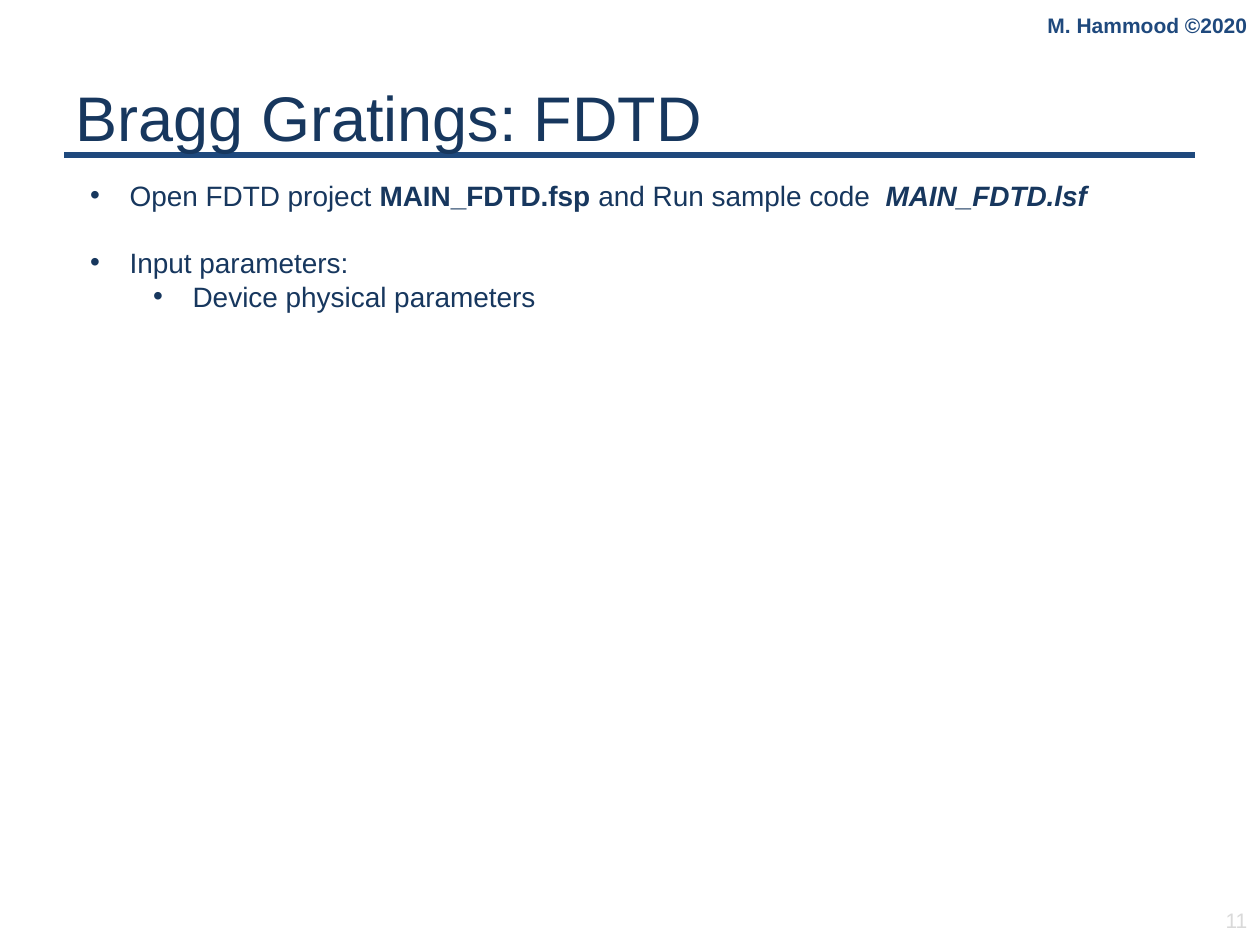
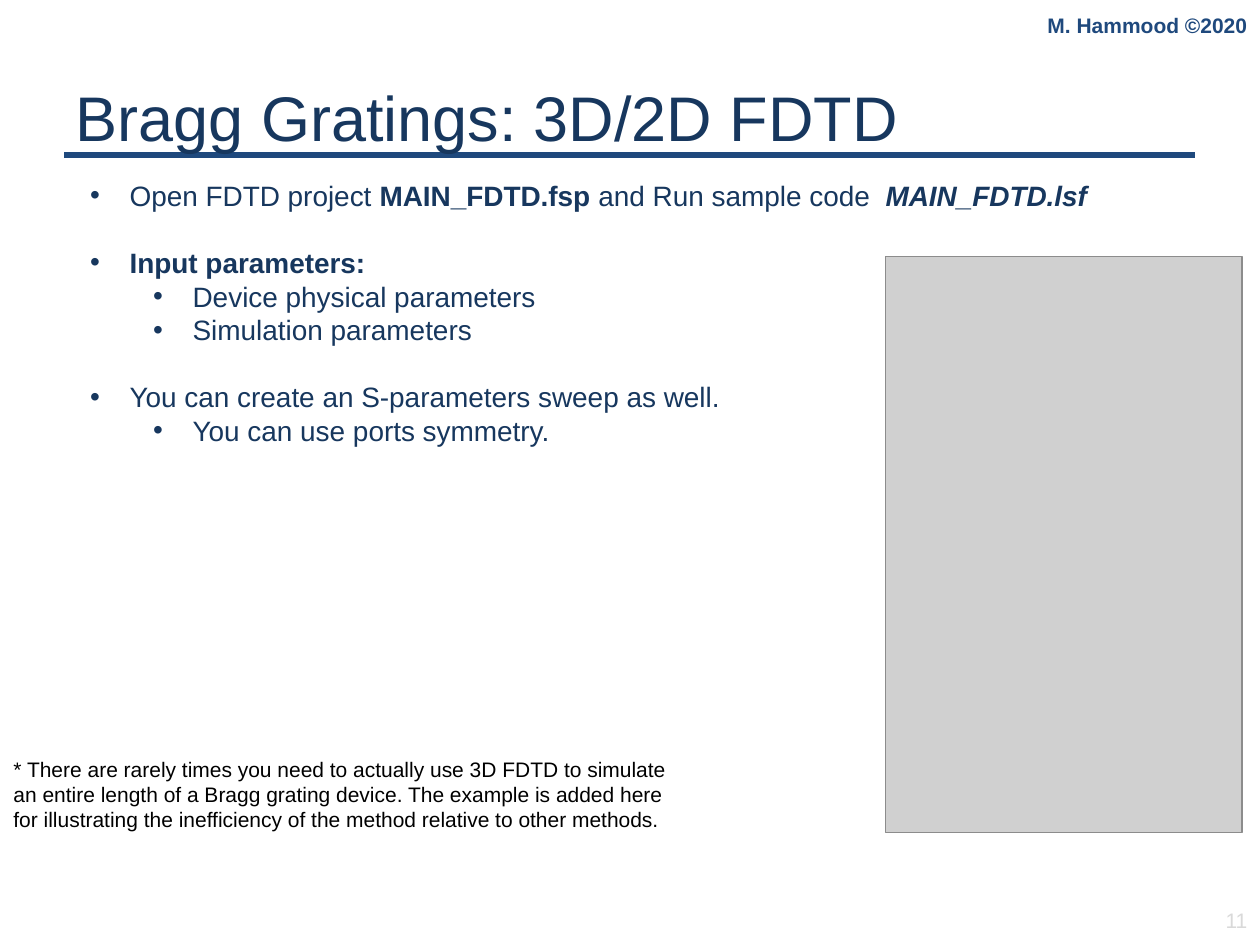
Before and after one commit to mustafacc/SiEPIC_Photonics_Package, a slide deck: slide 11 of SiEPIC_Photonics_Package/solvers_simulators/tutorials/Bragg_tutorial/Workshop.pptx. Drawn at 1260x945 pixels with LibreOffice and Linux fonts; fonts in the diff are those of the drawing; grey boxes stand for pictures; background and template pictures are left out. Boxes give left, top, right and bottom in pixels: in the first picture for what was removed or moved away, otherwise in the second. Text is boxed around its words. In the diff, an @@ line names an element or a change of style, - is before the commit and + after.

Commit message:
update bragg tutorial documentation slides

```diff
--- a/SiEPIC_Photonics_Package/solvers_simulators/tutorials/Bragg_tutorial/Workshop.pptx
+++ b/SiEPIC_Photonics_Package/solvers_simulators/tutorials/Bragg_tutorial/Workshop.pptx
@@ title at box(76, 95, 898, 153): text changed @@
-Bragg Gratings: FDTD
+Bragg Gratings: 3D/2D FDTD
@@ text at box(130, 253, 365, 278): bold on in "Input parameters:" @@
@@ picture added at box(886, 257, 1242, 833) @@
@@ text at box(130, 319, 720, 446): paragraphs added @@
+    • Simulation parameters
+  • You can create an S-parameters sweep as well.
+    • You can use ports symmetry.
@@ text added at box(13, 761, 665, 832), 12 pt, text #000000 @@
+* There are rarely times you need to actually use 3D FDTD to simulate an entire length of a Bragg grating device. The example is added here for illustrating the inefficiency of the method relative to other methods.
```
Also in this commit, not shown: 8 other slides changed, 2 slides added.
